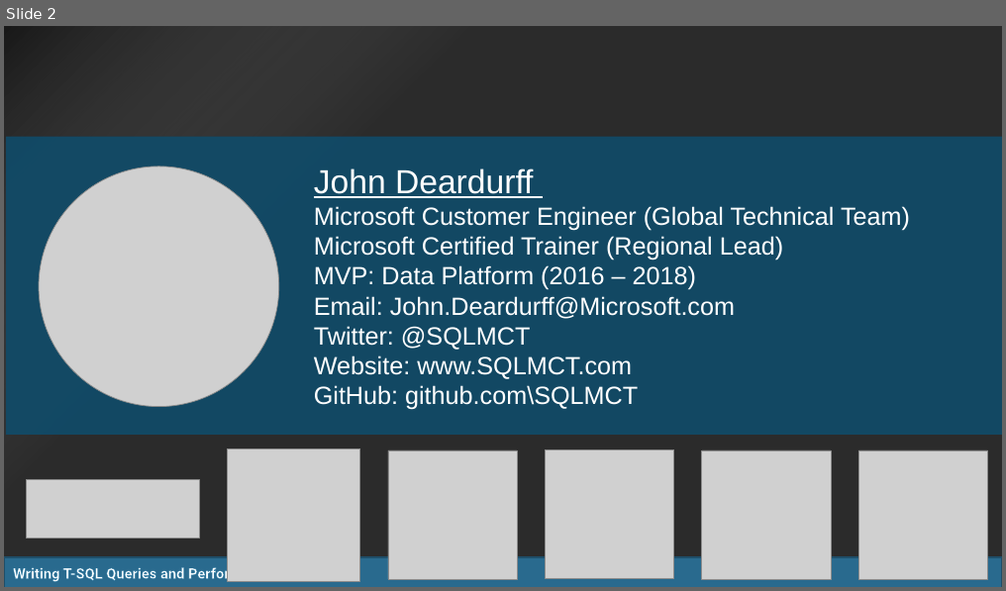
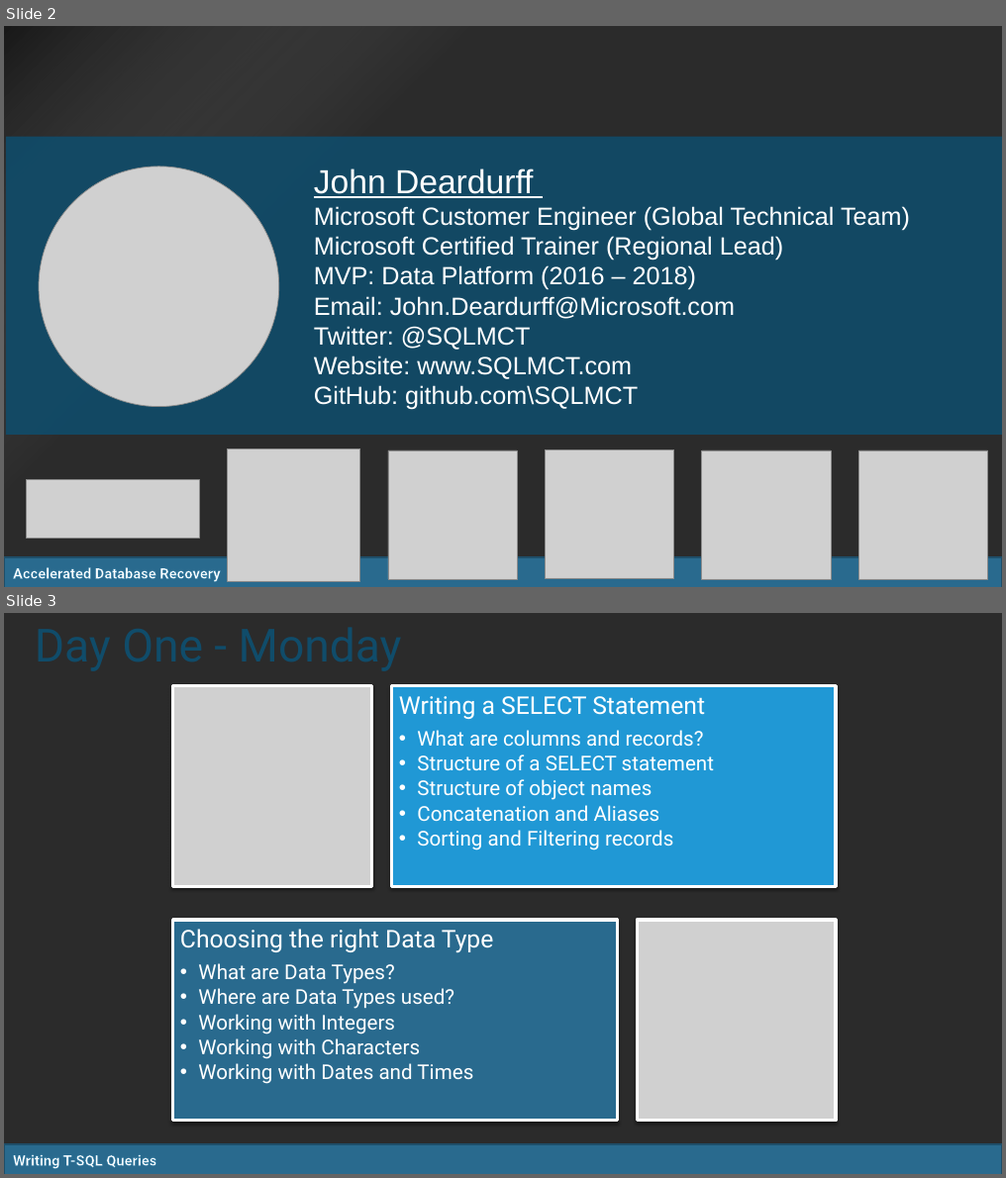
Before and after one commit to SQLMCT/SQL_Query_Writing, a slide deck: 00_IntroSlides.pptx. Shown one above the other, each under a label of ours: slide 2 before the commit, slides 2 and 3 after it. The pictures are 1006x591 and 1006x1178 pixels, drawn with LibreOffice and Linux fonts; fonts in the diff are those of the drawing; grey boxes stand for pictures; background and template pictures are left out; a plain dark background stands for a picture behind light text. Boxes give left, top, right and bottom in pixels: in the first picture for what was removed or moved away, otherwise in the second. Text is boxed around its words. In the diff, an @@ line names an element or a change of style, - is before the commit and + after.

```diff
--- a/00_IntroSlides.pptx
+++ b/00_IntroSlides.pptx
@@ slide 3 added at [4, 613, 1002, 1174], background picture (left out); not listed: 1 template element that a slide beside it also shows @@
@@ title added at [28, 631, 981, 704], 44.9 pt, text #104C6A @@
+Day One - Monday
@@ group added at [172, 685, 836, 1121]: 2 rectangles, 2 texts, 2 pictures @@
+Writing a SELECT Statement
+  • What are columns and records?
+  • Structure of a SELECT statement
+  • Structure of object names
+  • Concatenation and Aliases
+  • Sorting and Filtering records
+Choosing the right Data Type
+  • What are Data Types?
+  • Where are Data Types used?
+  • Working with Integers
+  • Working with Characters
+  • Working with Dates and Times
@@ text added at [13, 1156, 156, 1169], 14.3 pt, text #FFFFFF, bold @@
+Writing T-SQL Queries
@@ slide 2 changed as well @@
@@ text at [13, 568, 220, 582]: text changed @@
-Writing T-SQL Queries and Performance Tuning
+Accelerated Database Recovery
```
Also in this commit, not shown: 1 other slide changed, 4 other slides added, 6 slides removed, 5 other files.
